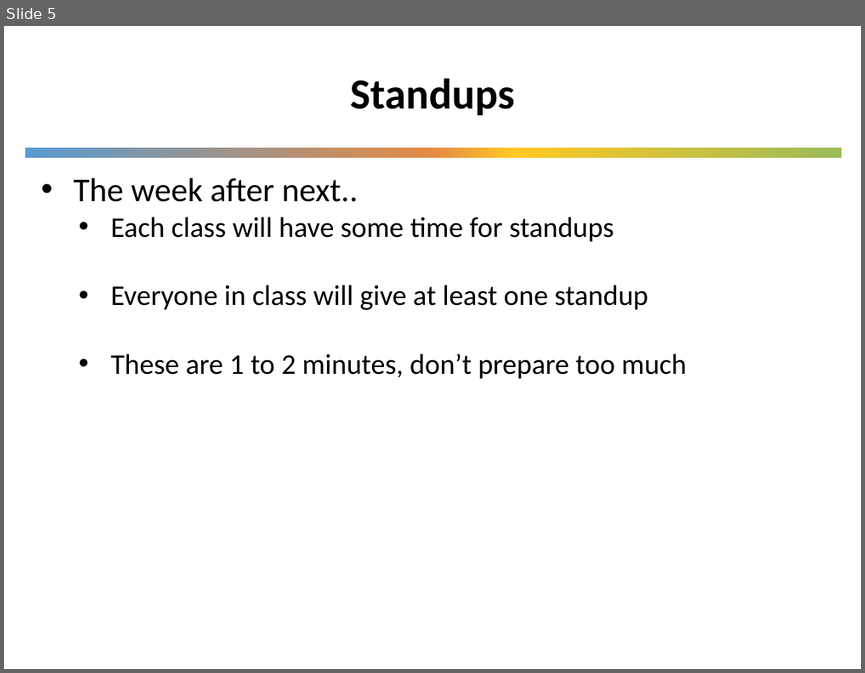
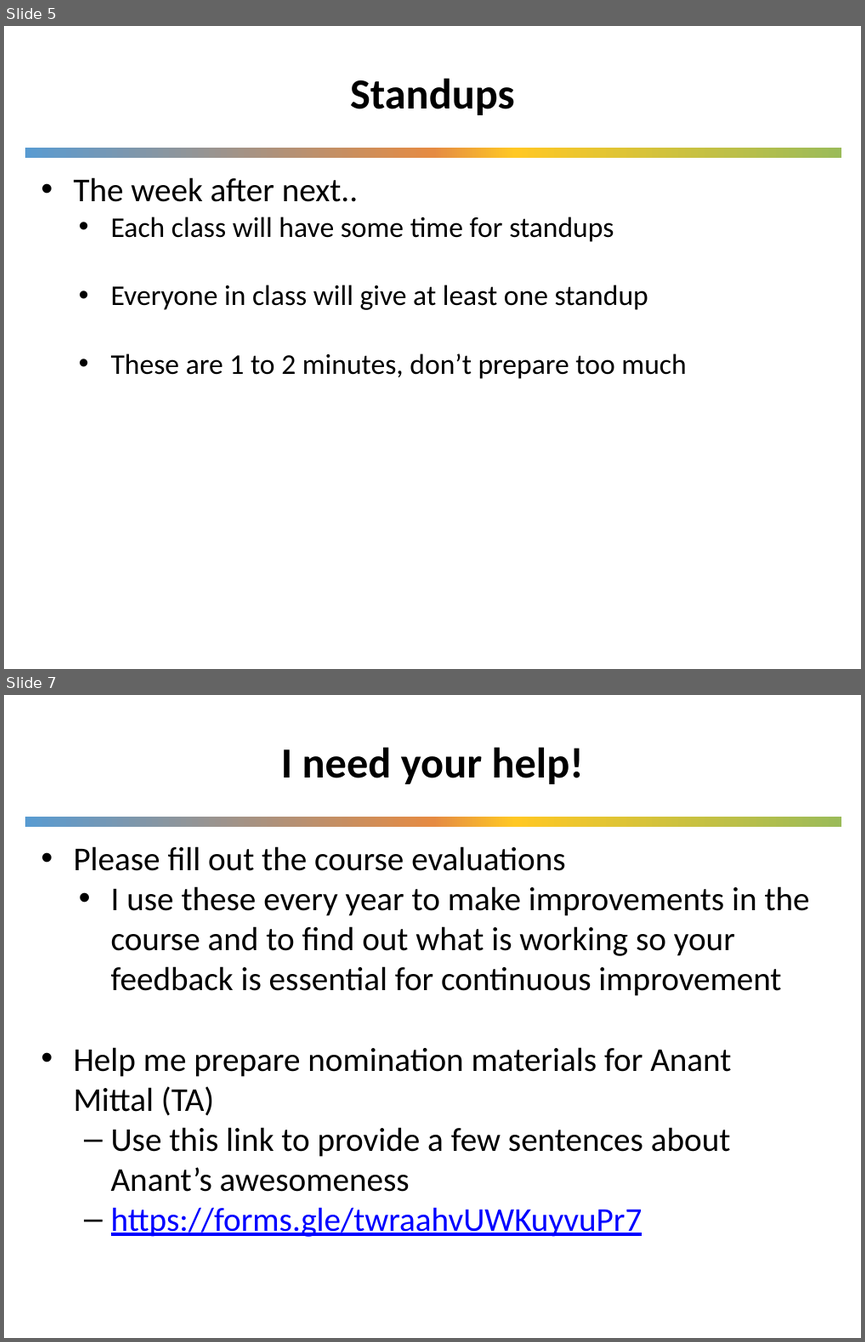
Before and after one commit to UWSEDS/lecture-materials, a slide deck: communication.pptx. Shown one above the other, each under a label of ours: slide 5 before the commit, slides 5 and 7 after it; the slides between them are not shown. The pictures are 865x673 and 865x1342 pixels, drawn with LibreOffice and Linux fonts; fonts in the diff are those of the drawing; background and template pictures are left out. Boxes give left, top, right and bottom in pixels: in the first picture for what was removed or moved away, otherwise in the second. Text is boxed around its words. In the diff, an @@ line names an element or a change of style, - is before the commit and + after.

```diff
--- a/communication.pptx
+++ b/communication.pptx
@@ slide 7 added at (4,695,861,1338), background #FFFFFF; not listed: 1 template element that a slide beside it also shows @@
@@ title added at (281,747,584,784), 36 pt, text #000000, bold @@
+I need your help!
@@ text added at (74,846,810,1236), 28 pt, text #000000 @@
+• Please fill out the course evaluations
+  • I use these every year to make improvements in the course and to find out what is working so your feedback is essential for continuous improvement
+• Help me prepare nomination materials for Anant Mittal (TA)
+  – Use this link to provide a few sentences about Anant’s awesomeness
+  – https://forms.gle/twraahvUWKuyvuPr7
```
Also in this commit, not shown: 1 other slide added.
